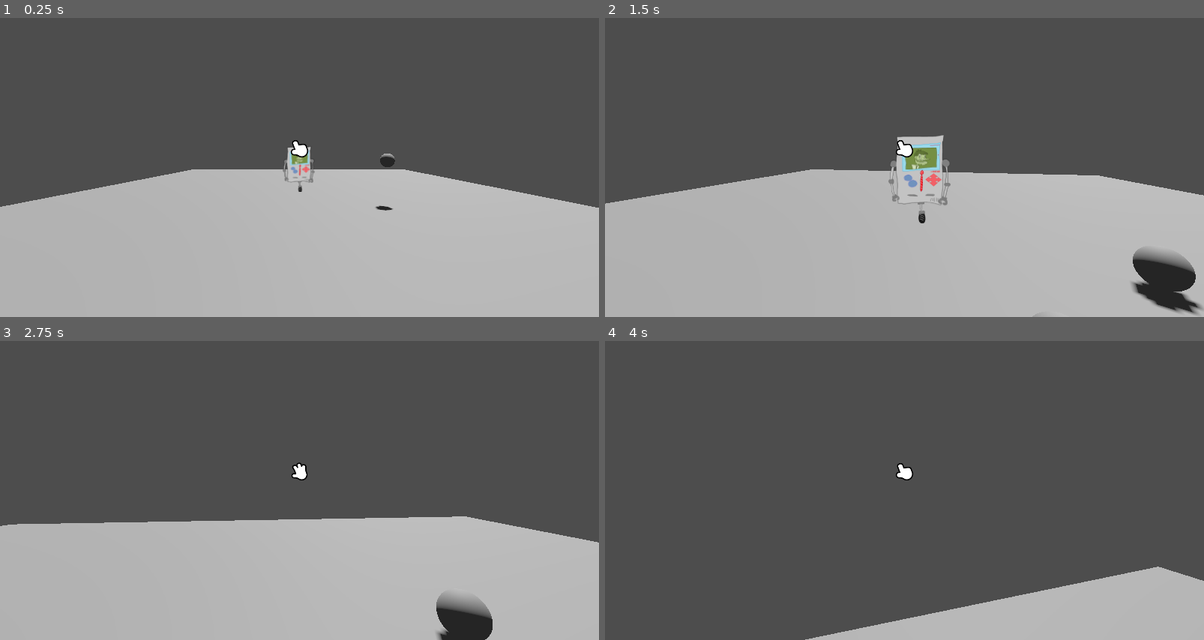
Above: before the commit, frames 1-4 (two rows, left to right).
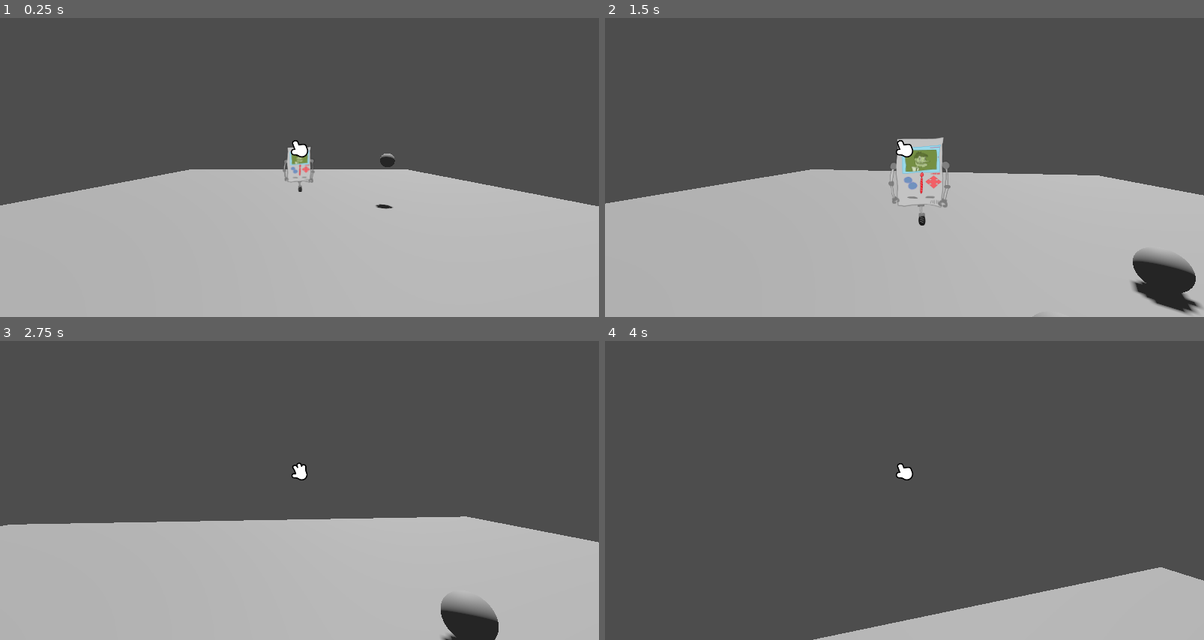
Above: after the commit, the same moments.

Repository: DogeMastr/machines-jam
Game: Godot game, scene res://scenes/test_area.tscn
The game is run twice, just before and just after one commit, with the same random seed, the same clock (stepped at 60 frames per second) and the same inputs.
Inputs (mouse positions are in pixels of both pictures, inside the frame that each line leads up to):
- Up to frame 1 (0.25 s): no input
- Up to frame 2 (1.5 s): tap Enter (ui_accept) at 0.5 s; move the mouse to (934, 146) at 0.52 s; hold W (move_forward) from 0.53 s (still down); click (934, 146) at 0.67 s; tap Space (jump) at 0.77 s; move the mouse to (874, 149) at 1.27 s
- Up to frame 3 (2.75 s): keep holding W (move_forward); tap Space (jump) at 1.52 s; move the mouse to (311, 466) at 2.02 s
- Up to frame 4 (4 s): keep holding W (move_forward); move the mouse to (898, 478) at 2.77 s; click (898, 478) at 2.92 s; tap Space (jump) at 3.02, 3.77 s; move the mouse to (946, 475) at 3.52 s

The runs differ from the first frame. In frame 1, 0.2% of the frame differs, in the area x 0-100%, y 50-65%; in frame 2, 1.0%, in the area x 47-100%, y 39-100%; in frame 3, 0.4%; in frame 4, 0.3%.

Commit message:
I'll be real I'm not 100% sure what I changed

Diff:
--- a/scenes/test_area.tscn
+++ b/scenes/test_area.tscn
@@ -42,7 +42,7 @@
 transform = Transform3D(1, 0, 0, 0, 1, 0, 0, 0, 1, 0.08276725, 1.8854736, 4.9692345)
 
 [node name="MeshInstance3D" type="MeshInstance3D" parent="." unique_id=985323315]
-transform = Transform3D(1.9541681, 0, 0, 0, 1, 0, 0, 0, 2.2628016, 0, -0.47221792, 0)
+transform = Transform3D(1.9541681, 0, 0, 0, 1.897615, 0, 0, 0, 2.2628016, 0, -0.87378824, 0)
 mesh = SubResource("BoxMesh_yldxj")
 
 [node name="StaticBody3D" type="StaticBody3D" parent="MeshInstance3D" unique_id=1878492801]
--- a/scripts/investor.gd
+++ b/scripts/investor.gd
@@ -14,7 +14,7 @@
 		look_at(looking)
 		rotation.x = clampf(rotation.x, -.4, .4)
 
-	if interactable:
+	if interactable and not has_been_interacted_with:
 		if Eventbus.interactable_object.find(self) == -1:
 			Eventbus.interactable_object.append(self)
 	else:
